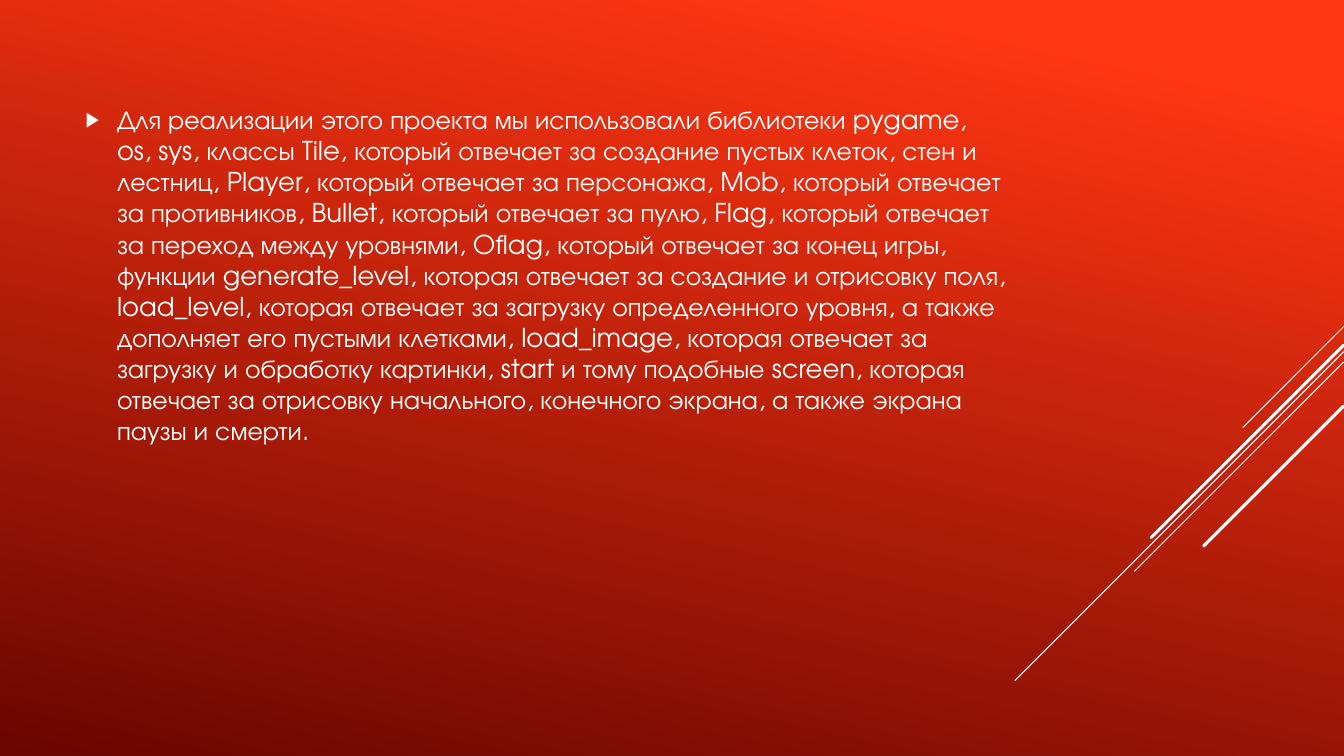
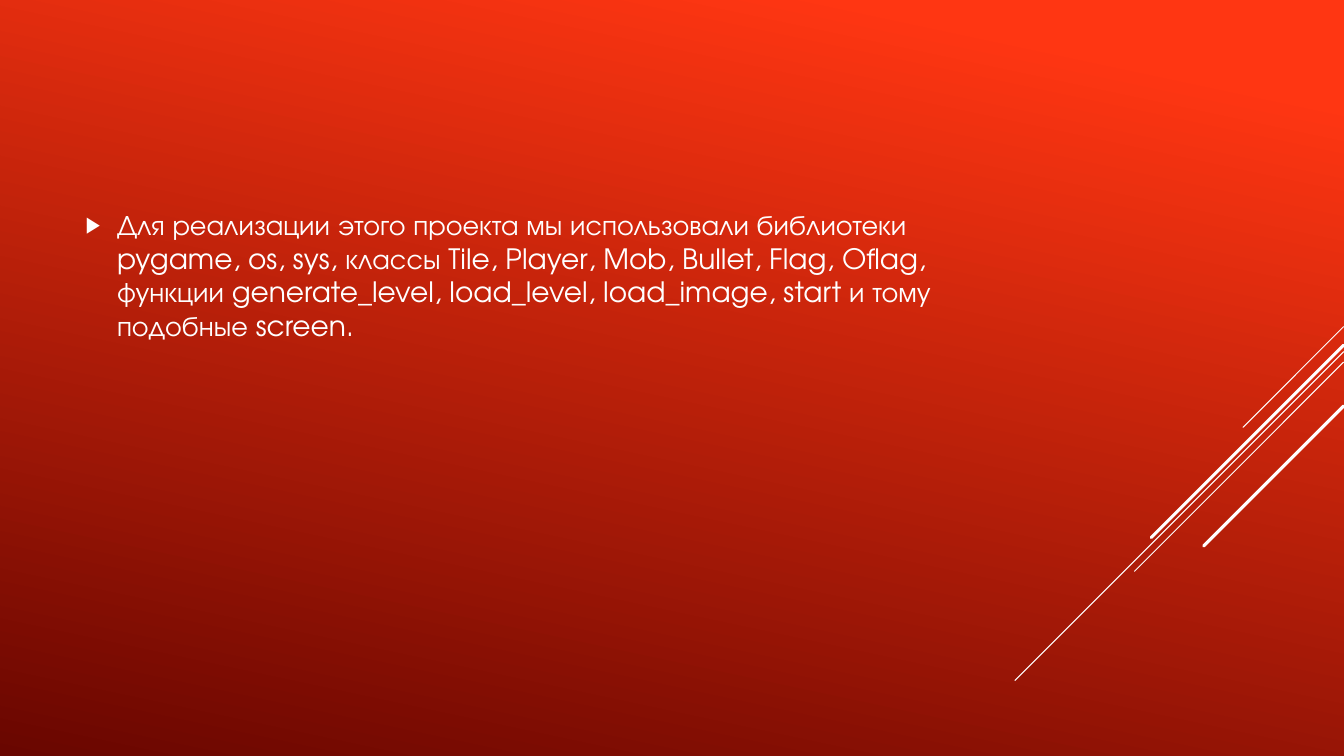
Before and after one commit to sasha-sugako/projekt-game, a slide deck: slide 3 of Презентация.pptx. Drawn at 1344x756 pixels with LibreOffice and Linux fonts; fonts in the diff are those of the drawing. Boxes give left, top, right and bottom in pixels: in the first picture for what was removed or moved away, otherwise in the second. Text is boxed around its words. In the diff, an @@ line names an element or a change of style, - is before the commit and + after.

Commit message:
А теперь совсем хорошо

```diff
--- a/Презентация.pptx
+++ b/Презентация.pptx
@@ text at bbox=[117, 216, 930, 340]: text changed; size 18.5 to 20 pt @@
-▶ Для реализации этого проекта мы использовали библиотеки pygame, os, sys, классы Tile, который отвечает за создание пустых клеток, стен и лестниц, Player, который отвечает за персонажа, Mob, который отвечает за противников, Bullet, который отвечает за пулю, Flag, который отвечает за переход между уровнями, Oflag, который отвечает за конец игры, функции generate_level, которая отвечает за создание и отрисовку поля, load_level, которая отвечает за загрузку определенного уровня, а также дополняет его пустыми клетками, load_image, которая отвечает за загрузку и обработку картинки, start и тому подобные screen, которая отвечает за отрисовку начального, конечного экрана, а также экрана паузы и смерти.
+▶ Для реализации этого проекта мы использовали библиотеки pygame, os, sys, классы Tile, Player, Mob, Bullet, Flag, Oflag, функции generate_level, load_level, load_image, start и тому подобные screen.
```
